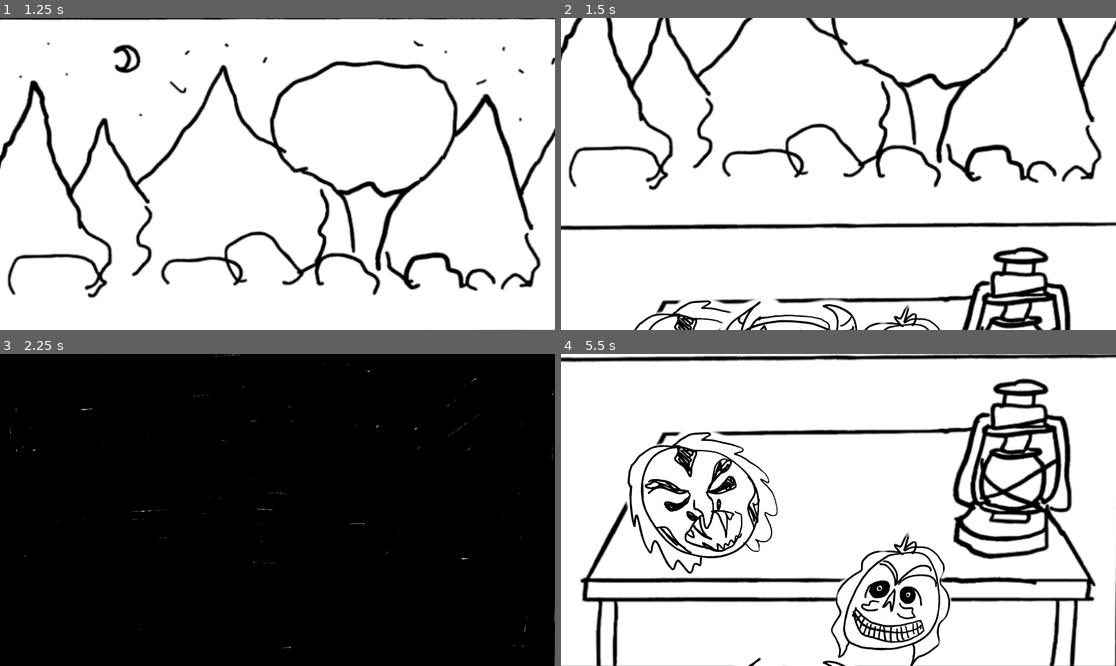
Above: before the commit, frames 1-4 (two rows, left to right).
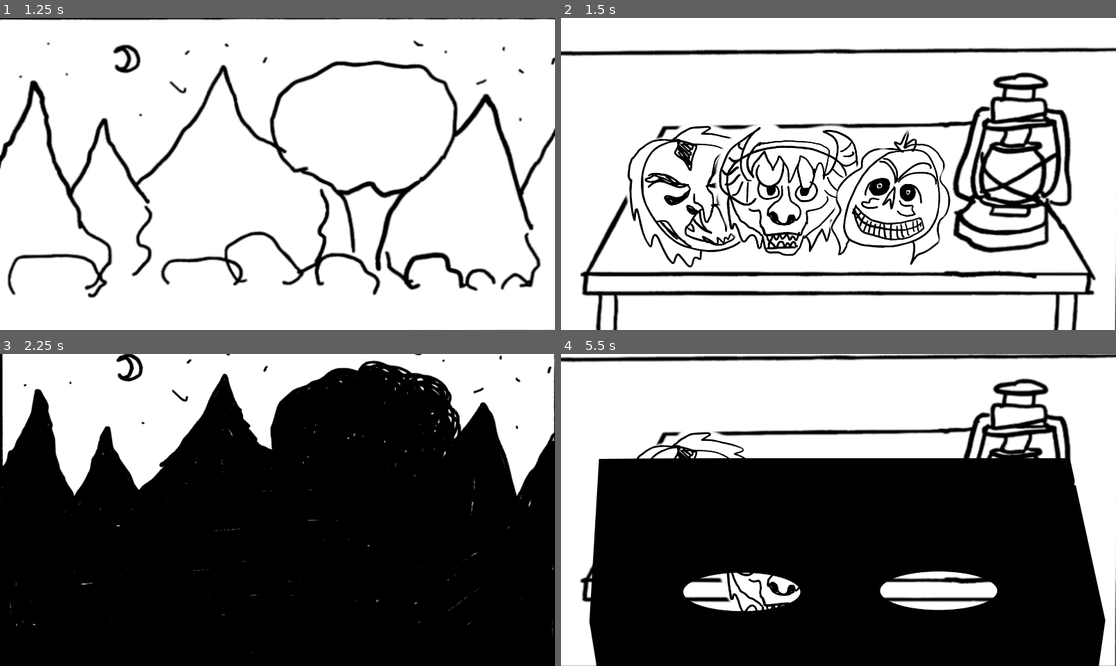
Above: after the commit, the same moments.

Repository: serrureriehurluberlesque/GGJ2026
Game: Godot game, scene res://scenes/main/main.tscn
Two runs of this game, one before a commit and one after it. Both use one fixed random seed, a clock stepped at 60 frames per second and the inputs below. The engine's default icon, where the game draws it, is replaced by a stand-in: a white triangle on a blue panel in a dark square.
Inputs (mouse positions are in pixels of both pictures, inside the frame that each line leads up to):
- Up to frame 1 (1.25 s): tap Enter at 0.5 s; move the mouse to (399, 158) at 0.52 s; hold Up (ui_up) from 0.53 s (still down); hold E (activate) from 0.53 s (still down); click (399, 158) at 0.8 s
- Up to frame 2 (1.5 s): tap Space at 1.25 s; move the mouse to (727, 189) at 1.27 s; release Up (ui_up) at 1.28 s; release E (activate) at 1.28 s; hold Down (ui_down) from 1.28 s (still down); click (727, 189) at 1.35 s
- Up to frame 3 (2.25 s): tap E (activate) at 1.55 s; move the mouse to (138, 500) at 2.02 s; release Down (ui_down) at 2.03 s; hold Up (ui_up) from 2.03 s (still down); hold E (activate) from 2.03 s (still down)
- Up to frame 4 (5.5 s): click (699, 500) at 2.3 s; move the mouse to (810, 572) at 2.77 s; release E (activate) at 2.78 s; click (810, 572) at 2.85 s; tap E (activate) at 3.05, 4.55 s; tap Enter at 3.5 s; move the mouse to (1005, 556) at 3.52 s; release Up (ui_up) at 3.53 s; hold E (activate) 3.53-4.28 s; hold Down (ui_down) from 3.53 s (still down); click (1005, 556) at 3.8 s; move the mouse to (794, 497) at 4.27 s; click (794, 497) at 4.35 s; move the mouse to (888, 503) at 5.02 s; hold E (activate) from 5.03 s (still down); click (888, 503) at 5.3 s

Frame 1 is identical in both runs. In frame 2, 29% of the frame differs, in the area x 0-100%, y 0-100%; in frame 3, 22%; in frame 4, 52%, in the area x 5-99%, y 33-100%.

Commit message:
debug mode

Diff:
--- a/ggj2026/scenes/main/main.gd
+++ b/ggj2026/scenes/main/main.gd
@@ -1,5 +1,6 @@
 extends Node
 
+var DEBUG = true
 
 # TODO: less hard-coded ?
 var 	WIDTH = 1920
@@ -15,7 +16,11 @@
 var mask_on = 0
 
 func _ready() -> void:
+	if DEBUG:
+		Engine.time_scale = 2.0
+
 	$Camera/MaskOn.position = Vector2(0.0, HEIGHT)
+	$Monsters.debug = DEBUG
 	$Monsters.start()
 
 func _input(event):
--- a/ggj2026/scenes/monster/monster.gd
+++ b/ggj2026/scenes/monster/monster.gd
@@ -54,8 +54,8 @@
 
 func _physics_process(delta):
 	if not knsea:
-		if debug and visible:
-			print("on me %s voit plus" % name)
+		#if debug and visible:
+			#print("on me %s voit plus" % name)
 		hide()
 		if mask == type:
 			progress_flee = min(1.0, progress_flee + delta * speed * 3.0)
@@ -67,8 +67,8 @@
 			if progress:
 				goth_ya.emit(type)
 	else:
-		if debug and not visible:
-			print("on me %s voit" % name)
+		#if debug and not visible:
+			#print("on me %s voit" % name)
 		show()
 
 func update_progress_pos():
--- a/ggj2026/scenes/monsters/monsters.gd
+++ b/ggj2026/scenes/monsters/monsters.gd
@@ -80,6 +80,8 @@
 		$TimerNextMonster.start(0.1)
 
 func update_knsea(k):
+	if debug:
+		print("on me voit" if k else "on me voit plus")
 	knsea = k
 	transmit_knseamask_monsters()
 
